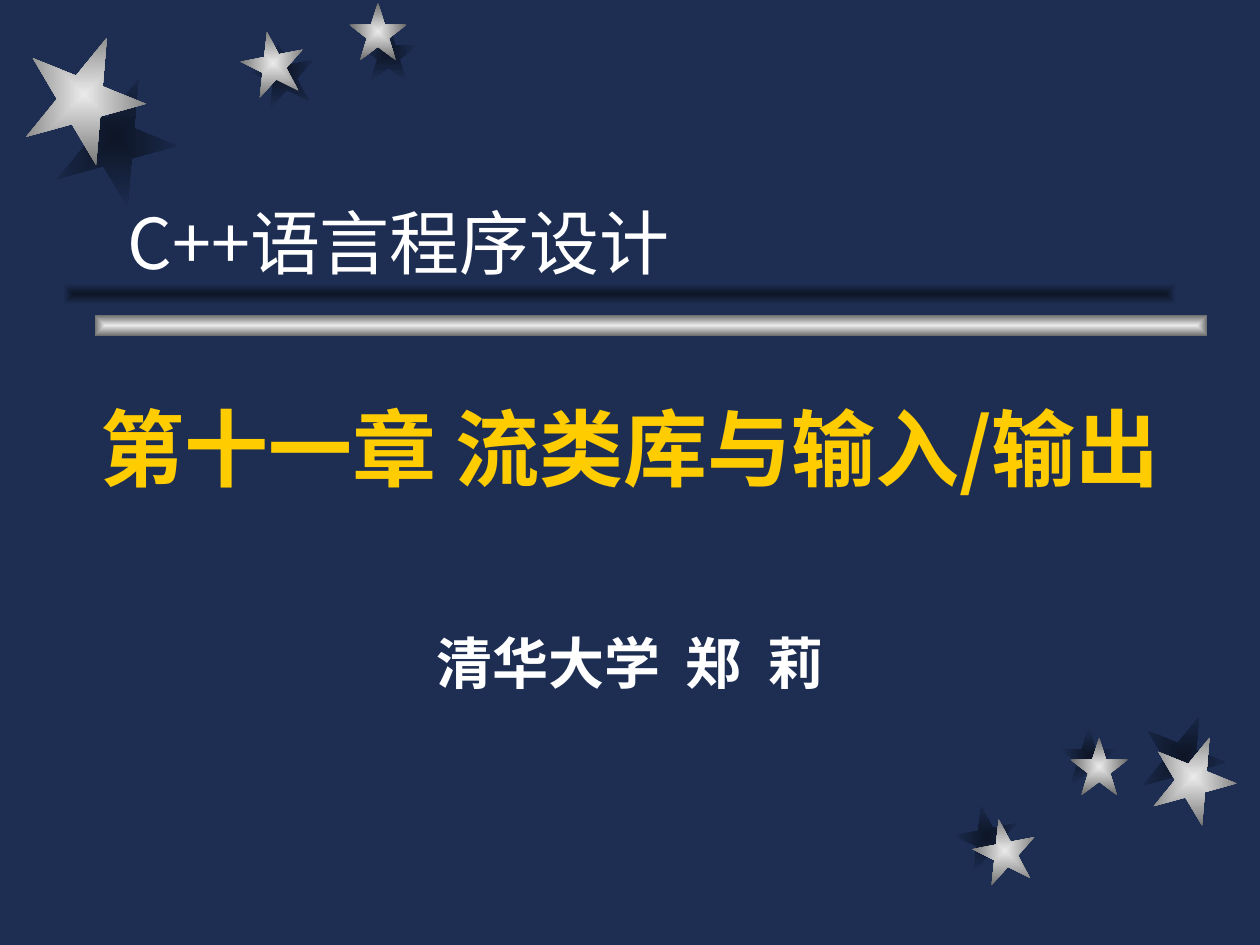
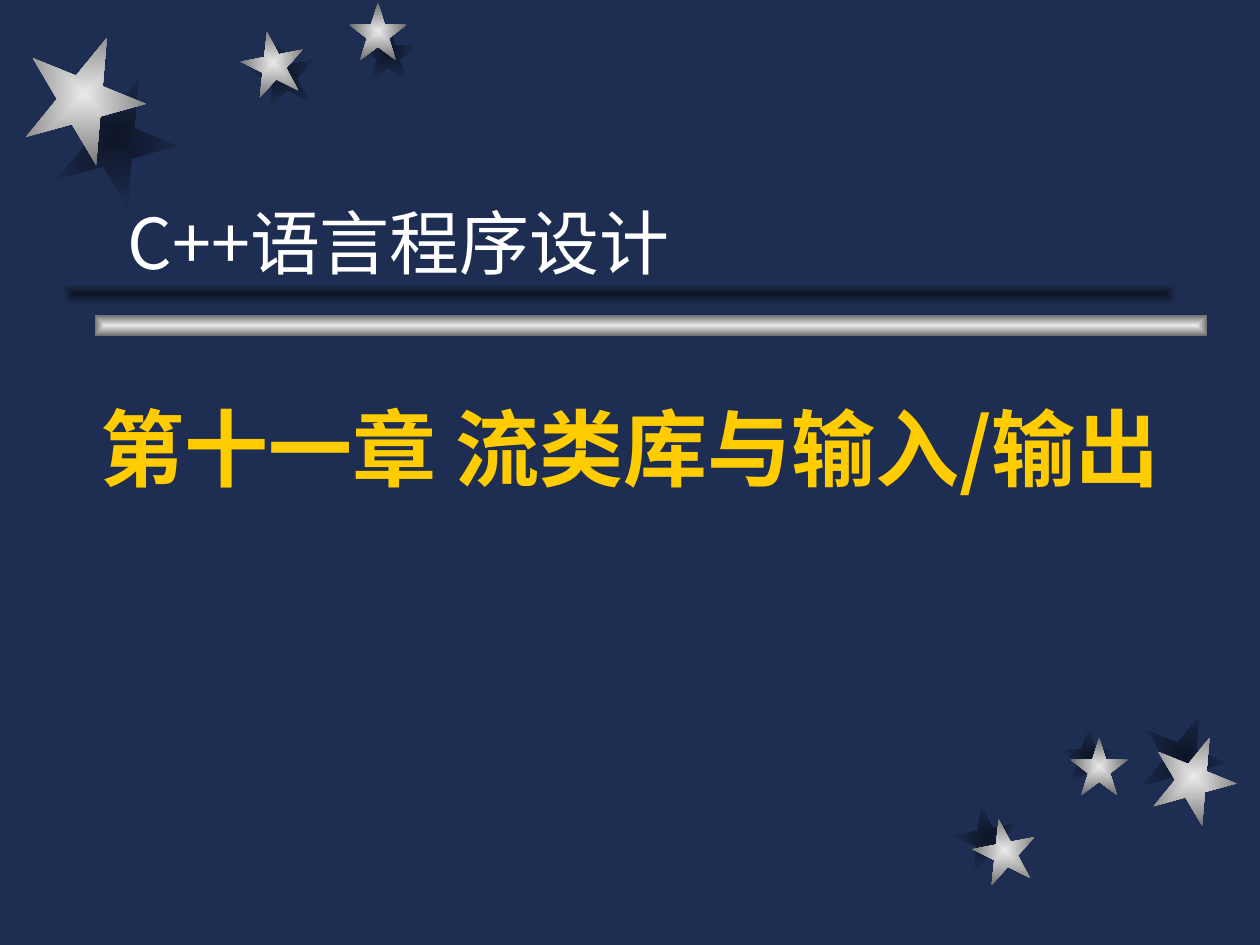
Before and after one commit to cugwhp/OOPCPP, a slide deck: slide 1 of 02.PPT/c++11.ppt. Drawn at 1260x945 pixels with LibreOffice and Linux fonts; fonts in the diff are those of the drawing. Boxes give left, top, right and bottom in pixels: in the first picture for what was removed or moved away, otherwise in the second. Text is boxed around its words. In the diff, an @@ line names an element or a change of style, - is before the commit and + after.

```diff
--- a/02.PPT/c++11.ppt
+++ b/02.PPT/c++11.ppt
@@ subtitle removed at bbox=[436, 636, 823, 689] @@
-清华大学 郑 莉
```
Also in this commit, not shown: 25 other slides changed, 26 other files.
